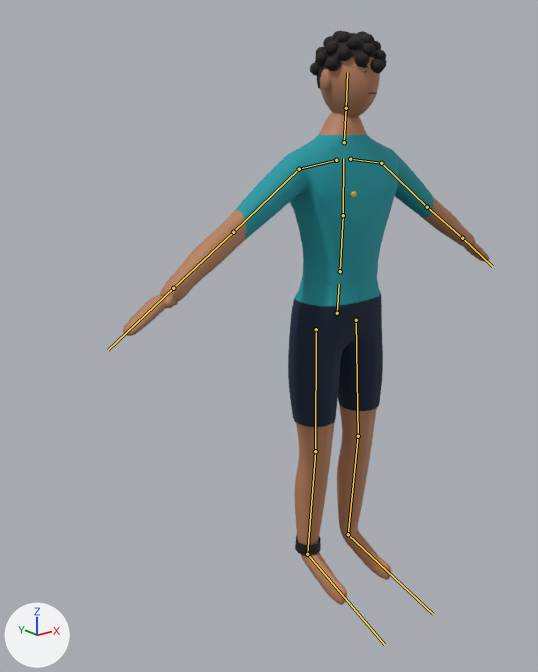
One commit to the glTF model assets/models/surfer_local.glb: the scene before it, then after it.
Before and after are seen from a 50 mm lens placed at (-1.64, -1.69, 1.62), pointed at (-0.17, 0.16, 0.88). The lights are fixed; the arrows at lower left show +X, +Y and +Z. The picture after the commit comes second. The bones that bend it are drawn over the model as lines.

Names of what the first picture shows: 'Surfer'.
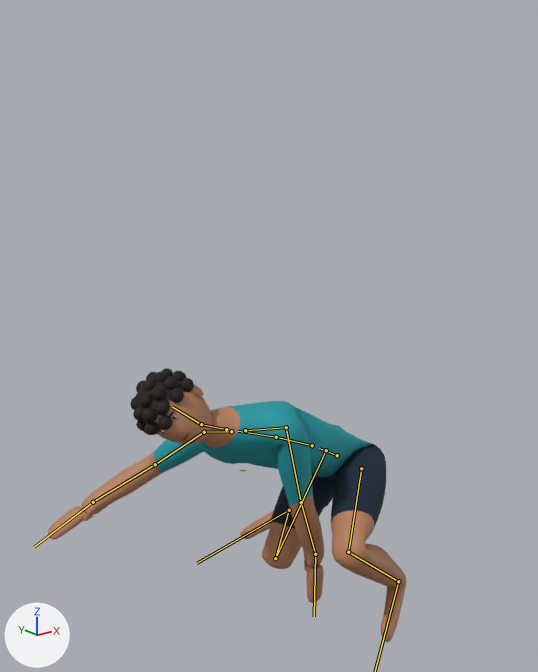
The newer file adds an action. The first version stands in its rest pose; the second is drawn at frame 0 of the action 'grab'.

Pixel boxes [x1, y1, x2, y2] of what changed, in the pictures (538 x 672 px):
'Surfer', posed (52% shorter): before [123, 30, 490, 605]; after [48, 368, 406, 642]
bone 'hips', root to tip: before (337, 313) to (339, 284); after (337, 455) to (319, 448)
bone 'spine', root to tip: before (340, 271) to (343, 215); after (312, 445) to (276, 437)
bone 'chest', root to tip: before (343, 215) to (343, 158); after (276, 437) to (238, 431)
bone 'neck', root to tip: before (344, 142) to (346, 108); after (226, 429) to (201, 424)
bone 'head', root to tip: before (346, 108) to (347, 72); after (201, 424) to (172, 407)
bone 'upper_arm_L', root to tip: before (381, 163) to (427, 207); after (286, 427) to (301, 502)
bone 'forearm_L', root to tip: before (427, 207) to (462, 238); after (301, 502) to (315, 554)
bone 'hand_L', root to tip: before (462, 238) to (492, 266); after (315, 554) to (314, 616)
bone 'upper_arm_R', root to tip: before (299, 169) to (233, 232); after (204, 432) to (155, 464)
bone 'forearm_R', root to tip: before (233, 232) to (173, 288); after (155, 464) to (93, 502)
bone 'hand_R', root to tip: before (173, 288) to (108, 350); after (93, 502) to (34, 547)
bone 'thigh_L', root to tip: before (356, 320) to (358, 436); after (361, 468) to (348, 552)
bone 'shin_L', root to tip: before (358, 436) to (348, 534); after (348, 552) to (398, 581)
bone 'thigh_R', root to tip: before (316, 329) to (315, 451); after (326, 450) to (275, 558)
bone 'shin_R', root to tip: before (315, 451) to (307, 554); after (275, 558) to (289, 510)
bone 'foot_R', root to tip: before (307, 554) to (384, 644); after (289, 510) to (197, 563)

What changed in the scene script:
```text
Change bone_hips:
    where bone_hips = bpy.data.objects['SurferRig'].pose.bones['hips']
    bone_hips.location: (0.0, 0.0, 0.0) -> (0.02, -0.519, 0.037)
    bone_hips.rotation_quaternion: (1.0, 0.0, 0.0, 0.0) -> (0.63, 0.321, -0.606, 0.365)  # degrees (0, 0, 0) -> degrees (-32, -86, 90)
Change bone_spine:
    where bone_spine = bpy.data.objects['SurferRig'].pose.bones['spine']  # child of 'hips'
    bone_spine.rotation_quaternion: (1.0, 0.0, 0.0, 0.0) -> (0.992, 0.069, 0.104, -0.01)  # degrees (0, 0, 0) -> degrees (8, 12, 0)
Change bone_chest:
    where bone_chest = bpy.data.objects['SurferRig'].pose.bones['chest']  # child of 'spine'
    bone_chest.rotation_quaternion: (1.0, 0.0, 0.0, 0.0) -> (0.995, 0.052, 0.087, -0.003)  # degrees (0, 0, 0) -> degrees (6, 10, 0)
Change bone_neck:
    where bone_neck = bpy.data.objects['SurferRig'].pose.bones['neck']  # child of 'chest'
    bone_neck.rotation_quaternion: (1.0, 0.0, 0.0, 0.0) -> (0.983, -0.052, 0.174, 0.0)  # degrees (0, 0, 0) -> degrees (-6, 20, -1)
Change bone_head:
    where bone_head = bpy.data.objects['SurferRig'].pose.bones['head']  # child of 'neck'
    bone_head.rotation_quaternion: (1.0, 0.0, 0.0, 0.0) -> (0.949, -0.251, 0.186, 0.044)  # degrees (0, 0, 0) -> degrees (-30, 22, -1)
Change bone_upper_arm_l:
    where bone_upper_arm_l = bpy.data.objects['SurferRig'].pose.bones['upper_arm_L']  # child of 'shoulder_L'
    bone_upper_arm_l.rotation_quaternion: (1.0, 0.0, 0.0, 0.0) -> (0.738, -0.656, 0.0, -0.157)  # degrees (0, 0, 0) -> degrees (-82, -12, -14)
Change bone_forearm_l:
    where bone_forearm_l = bpy.data.objects['SurferRig'].pose.bones['forearm_L']  # child of 'upper_arm_L'
    bone_forearm_l.rotation_quaternion: (1.0, 0.0, 0.0, 0.0) -> (0.998, 0.003, 0.0, 0.058)  # degrees (0, 0, 0) -> degrees (0, 0, 7)
Change bone_hand_l:
    where bone_hand_l = bpy.data.objects['SurferRig'].pose.bones['hand_L']  # child of 'forearm_L'
    bone_hand_l.rotation_quaternion: (1.0, 0.0, 0.0, 0.0) -> (0.982, -0.047, 0.0, -0.184)  # degrees (0, 0, 0) -> degrees (-5, -1, -21)
Change bone_upper_arm_r:
    where bone_upper_arm_r = bpy.data.objects['SurferRig'].pose.bones['upper_arm_R']  # child of 'shoulder_R'
    bone_upper_arm_r.rotation_quaternion: (1.0, 0.0, 0.0, 0.0) -> (0.956, 0.095, 0.0, 0.279)  # degrees (0, 0, 0) -> degrees (10, -3, 32)
Change bone_forearm_r:
    where bone_forearm_r = bpy.data.objects['SurferRig'].pose.bones['forearm_R']  # child of 'upper_arm_R'
    bone_forearm_r.rotation_quaternion: (1.0, 0.0, 0.0, 0.0) -> (0.929, 0.157, 0.0, 0.334)  # degrees (0, 0, 0) -> degrees (17, -6, 39)
Change bone_hand_r:
    where bone_hand_r = bpy.data.objects['SurferRig'].pose.bones['hand_R']  # child of 'forearm_R'
    bone_hand_r.rotation_quaternion: (1.0, 0.0, 0.0, 0.0) -> (0.998, -0.05, 0.0, 0.027)  # degrees (0, 0, 0) -> degrees (-6, 0, 3)
Change bone_thigh_l:
    where bone_thigh_l = bpy.data.objects['SurferRig'].pose.bones['thigh_L']  # child of 'hips'
    bone_thigh_l.rotation_quaternion: (1.0, 0.0, 0.0, 0.0) -> (0.505, -0.568, 0.0, -0.65)  # degrees (0, 0, 0) -> degrees (-58, -48, -77)
Change bone_shin_l:
    where bone_shin_l = bpy.data.objects['SurferRig'].pose.bones['shin_L']  # child of 'thigh_L'
    bone_shin_l.rotation_quaternion: (1.0, 0.0, 0.0, 0.0) -> (0.507, 0.494, 0.0, 0.707)  # degrees (0, 0, 0) -> degrees (44, -44, 90)
Change bone_foot_l:
    where bone_foot_l = bpy.data.objects['SurferRig'].pose.bones['foot_L']  # child of 'shin_L'
    bone_foot_l.rotation_quaternion: (1.0, 0.0, 0.0, 0.0) -> (0.896, -0.257, 0.0, -0.361)  # degrees (0, 0, 0) -> degrees (-28, -11, -41)
Change bone_thigh_r:
    where bone_thigh_r = bpy.data.objects['SurferRig'].pose.bones['thigh_R']  # child of 'hips'
    bone_thigh_r.rotation_quaternion: (1.0, 0.0, 0.0, 0.0) -> (0.657, -0.744, 0.0, -0.123)  # degrees (0, 0, 0) -> degrees (-96, -11, -9)
Change bone_shin_r:
    where bone_shin_r = bpy.data.objects['SurferRig'].pose.bones['shin_R']  # child of 'thigh_R'
    bone_shin_r.rotation_quaternion: (1.0, 0.0, 0.0, 0.0) -> (0.491, 0.54, 0.0, 0.684)  # degrees (0, 0, 0) -> degrees (52, -48, 85)
Change bone_foot_r:
    where bone_foot_r = bpy.data.objects['SurferRig'].pose.bones['foot_R']  # child of 'shin_R'
    bone_foot_r.rotation_quaternion: (1.0, 0.0, 0.0, 0.0) -> (0.927, -0.37, 0.0, 0.062)  # degrees (0, 0, 0) -> degrees (-43, 3, 7)
```
